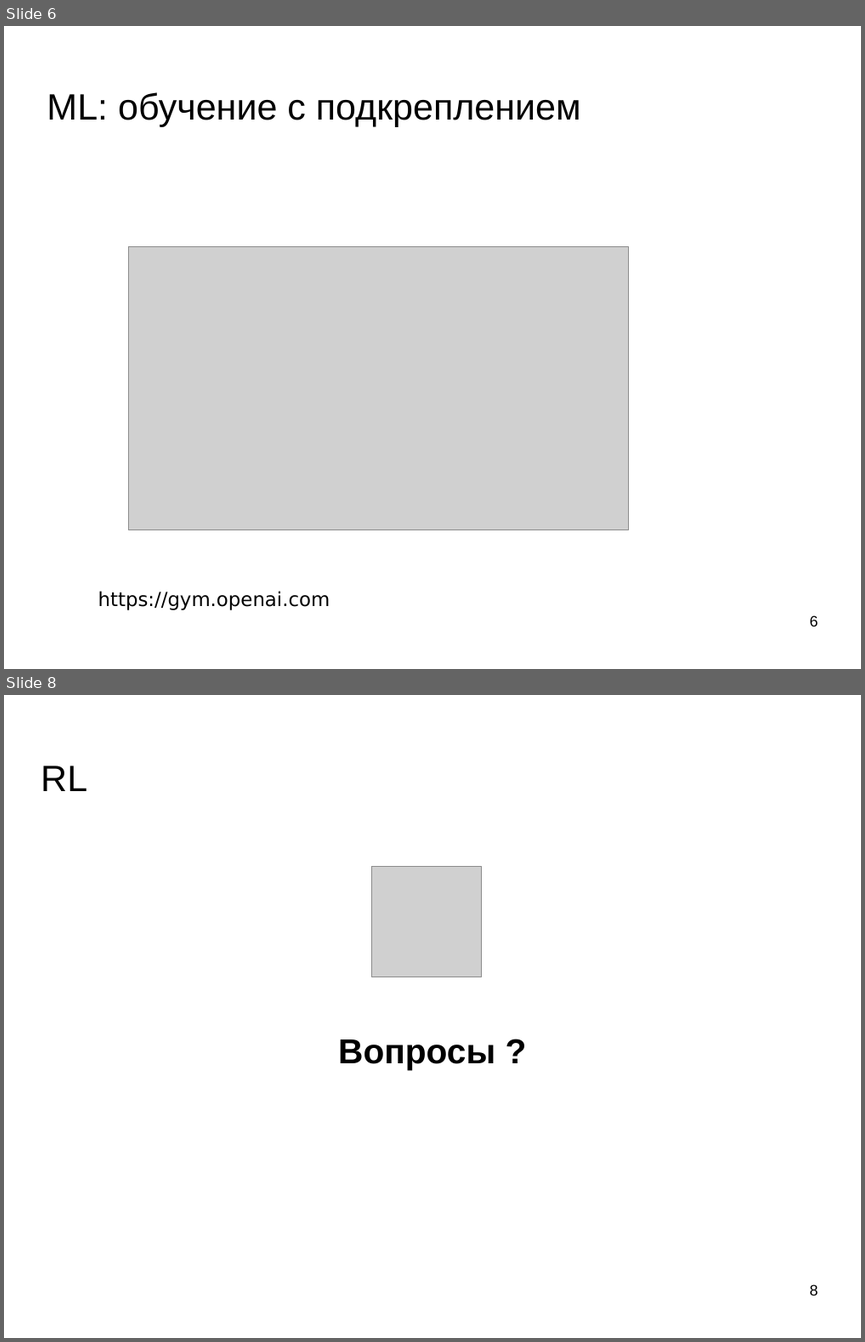
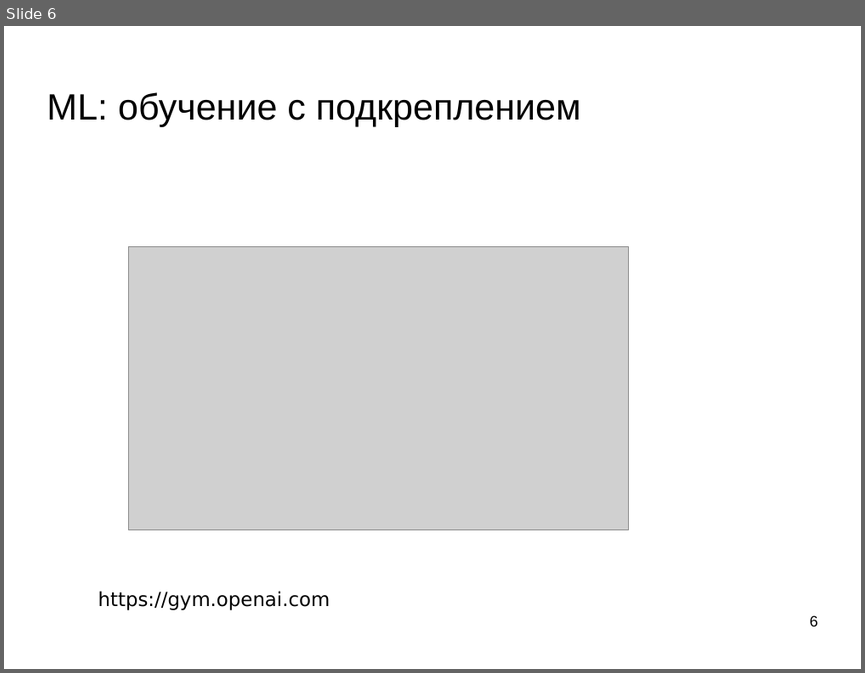
Before and after one commit to mechanoid5/ml_lectorium_legacy, a slide deck: 24-rl-dqn.odp. Shown one above the other, each under a label of ours: slides 6 and 8 before the commit, slide 6 after it; the slides between them are not shown. The pictures are 865x1342 and 865x673 pixels, drawn with LibreOffice and Linux fonts; fonts in the diff are those of the drawing; grey boxes stand for pictures; background and template pictures are left out. Boxes give left, top, right and bottom in pixels: in the first picture for what was removed or moved away, otherwise in the second. Text is boxed around its words. In the diff, an @@ line names an element or a change of style, - is before the commit and + after.

```diff
--- a/24-rl-dqn.odp
+++ b/24-rl-dqn.odp
@@ slide 8 removed at (4, 695, 861, 1338), background picture (left out) @@
@@ title removed at (41, 766, 87, 791) @@
-RL
@@ picture removed at (371, 867, 482, 977) @@
@@ subtitle removed at (338, 1039, 495, 1070) @@
-Вопросы ?
@@ page number removed at (810, 1284, 818, 1295) @@
-8
```
Also in this commit, not shown: 3 slides changed, 1 slide added, 1 other file.
